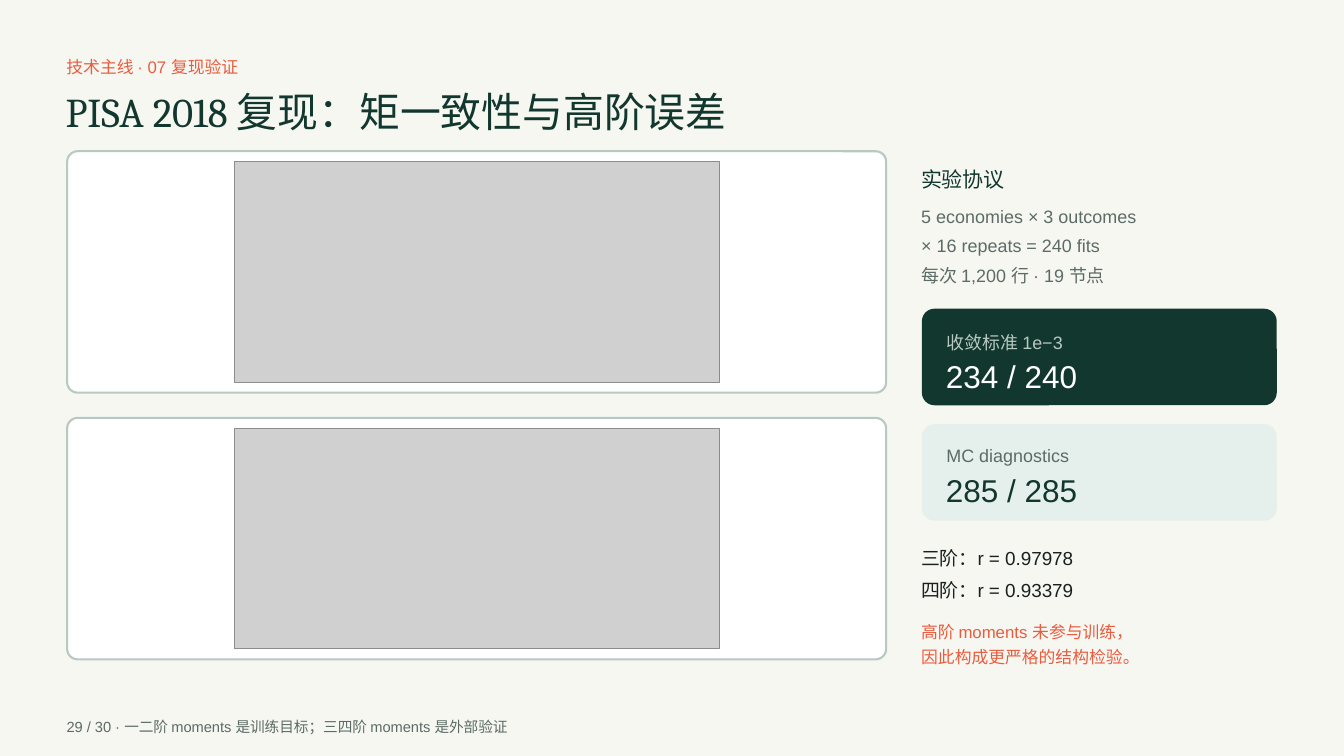
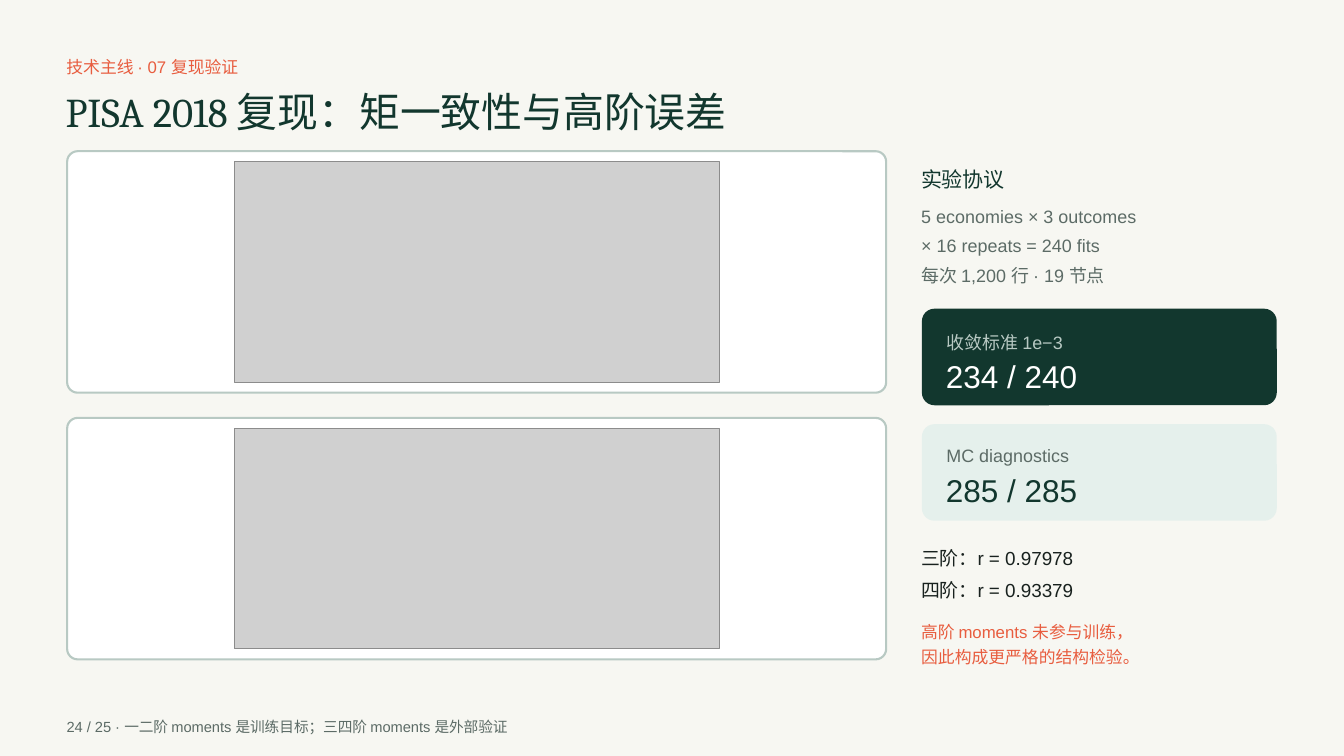
Before and after one commit to sqsssq/edu-analysis, a slide deck: slide 24 of output/pptx/learnenergy-foundations-technical-report-cn-v2.pptx (slide 29 before the commit). Drawn at 1344x756 pixels with LibreOffice and Linux fonts; fonts in the diff are those of the drawing; grey boxes stand for pictures. Boxes give left, top, right and bottom in pixels: in the first picture for what was removed or moved away, otherwise in the second. Text is boxed around its words. In the diff, an @@ line names an element or a change of style, - is before the commit and + after.

```diff
--- a/output/pptx/learnenergy-foundations-technical-report-cn-v2.pptx
+++ b/output/pptx/learnenergy-foundations-technical-report-cn-v2.pptx
@@ text at (67, 719, 508, 734): text changed @@
-29 / 30 · 一二阶 moments 是训练目标；三四阶 moments 是外部验证
+24 / 25 · 一二阶 moments 是训练目标；三四阶 moments 是外部验证
```
Also in this commit, not shown: 19 other slides changed, 5 slides added, 10 slides removed.
